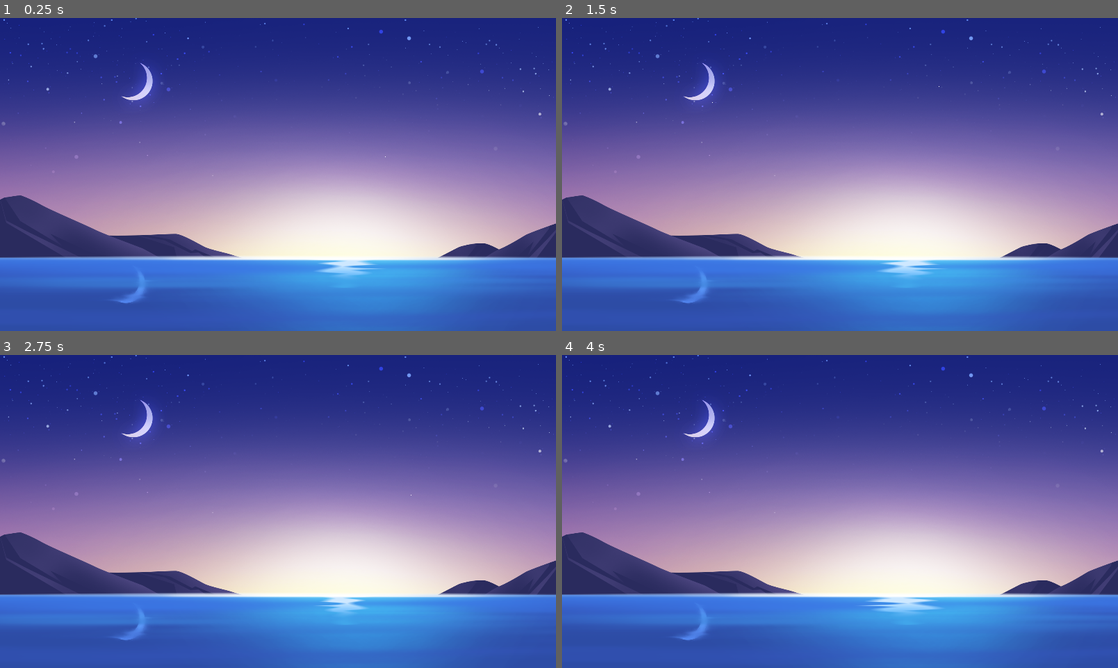
Above: before the commit, frames 1-4 (two rows, left to right).
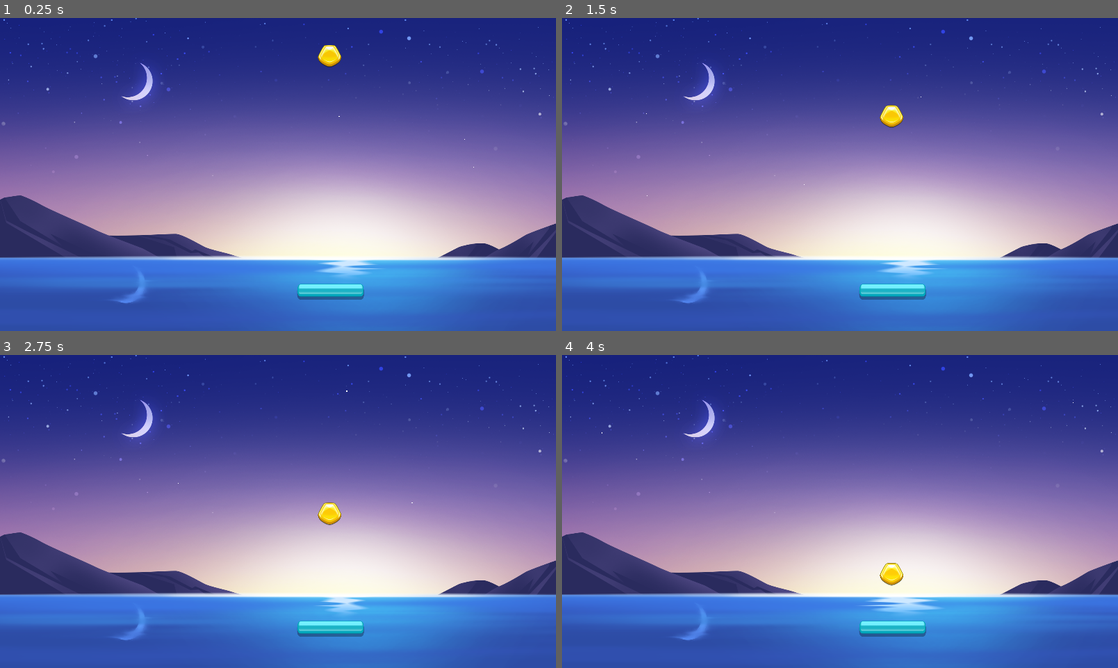
Above: after the commit, the same moments.

Repository: svindom/night-sea-game
Game: Godot game, scene res://Scenes/main_scene.tscn
Same seed, same stepped clock (60 frames per second), same inputs: the game is played once before the commit and once after it.
Inputs:
- Up to frame 1 (0.25 s): no input
- Up to frame 2 (1.5 s): no input
- Up to frame 3 (2.75 s): no input
- Up to frame 4 (4 s): no input

The runs differ from the first frame. In frame 1, 0.8% of the frame differs, in the area x 53-86%, y 8-90%; in frame 2, 0.8%; in frame 3, 0.8%, in the area x 32-75%, y 11-90%; in frame 4, 0.8%.

Commit message:
added the drop and the paddle scenes

Diff:
--- a/night-sea-game-godot/Scenes/Backround/backround.tscn
+++ b/night-sea-game-godot/Scenes/Backround/backround.tscn
@@ -9,6 +9,14 @@
 [ext_resource type="Texture2D" uid="uid://bql8q0sv6olmv" path="res://Sprite_Sheets/Sun_Reflection_Sprite_Sheet.png" id="5_nv243"]
 [ext_resource type="Texture2D" uid="uid://dsg3mcn6gdevp" path="res://Images/Sea_Light.png" id="8_h15hb"]
 
+[sub_resource type="ParticleProcessMaterial" id="ParticleProcessMaterial_etipr"]
+particle_flag_disable_z = true
+emission_shape_scale = Vector3(32, 20, 1)
+emission_shape = 3
+emission_box_extents = Vector3(30, 20, 1)
+gravity = Vector3(0, 98, 0)
+scale_max = 2.0
+
 [sub_resource type="AtlasTexture" id="AtlasTexture_o5wtq"]
 atlas = ExtResource("5_nv243")
 region = Rect2(0, 0, 512, 512)
@@ -58,24 +66,6 @@
 "name": &"sun_reflection",
 "speed": 3.0
 }]
-
-[sub_resource type="Animation" id="Animation_xtad8"]
-resource_name = "waves_moving"
-length = 2.0
-loop_mode = 1
-step = 0.1
-tracks/0/type = "value"
-tracks/0/imported = false
-tracks/0/enabled = true
-tracks/0/path = NodePath("Waves:position")
-tracks/0/interp = 1
-tracks/0/loop_wrap = true
-tracks/0/keys = {
-"times": PackedFloat32Array(0, 1, 2),
-"transitions": PackedFloat32Array(1, 1, 1),
-"update": 0,
-"values": [Vector2(1138, 961), Vector2(786.667, 961), Vector2(1138, 961)]
-}
 
 [sub_resource type="Animation" id="Animation_y0q5a"]
 length = 0.001
@@ -122,6 +112,24 @@
 "values": [Color(1, 1, 1, 1), Color(1, 1, 1, 1), Color(1, 1, 1, 0), Color(1, 1, 1, 0)]
 }
 
+[sub_resource type="Animation" id="Animation_xtad8"]
+resource_name = "waves_moving"
+length = 2.0
+loop_mode = 1
+step = 0.1
+tracks/0/type = "value"
+tracks/0/imported = false
+tracks/0/enabled = true
+tracks/0/path = NodePath("Waves:position")
+tracks/0/interp = 1
+tracks/0/loop_wrap = true
+tracks/0/keys = {
+"times": PackedFloat32Array(0, 1, 2),
+"transitions": PackedFloat32Array(1, 1, 1),
+"update": 0,
+"values": [Vector2(1138, 961), Vector2(786.667, 961), Vector2(1138, 961)]
+}
+
 [sub_resource type="AnimationLibrary" id="AnimationLibrary_8lkcq"]
 _data = {
 "RESET": SubResource("Animation_y0q5a"),
@@ -129,6 +137,21 @@
 "waves_moving": SubResource("Animation_xtad8")
 }
 
+[sub_resource type="Animation" id="Animation_ky67r"]
+length = 0.001
+tracks/0/type = "value"
+tracks/0/imported = false
+tracks/0/enabled = true
+tracks/0/path = NodePath("FallingStar:position")
+tracks/0/interp = 1
+tracks/0/loop_wrap = true
+tracks/0/keys = {
+"times": PackedFloat32Array(0),
+"transitions": PackedFloat32Array(1),
+"update": 0,
+"values": [Vector2(1643.33, 221.667)]
+}
+
 [sub_resource type="Animation" id="Animation_1co1h"]
 resource_name = "falling_star"
 tracks/0/type = "value"
@@ -142,21 +165,6 @@
 "transitions": PackedFloat32Array(1, 1),
 "update": 0,
 "values": [Vector2(1643.33, 221.667), Vector2(893.333, 871.667)]
-}
-
-[sub_resource type="Animation" id="Animation_ky67r"]
-length = 0.001
-tracks/0/type = "value"
-tracks/0/imported = false
-tracks/0/enabled = true
-tracks/0/path = NodePath("FallingStar:position")
-tracks/0/interp = 1
-tracks/0/loop_wrap = true
-tracks/0/keys = {
-"times": PackedFloat32Array(0),
-"transitions": PackedFloat32Array(1),
-"update": 0,
-"values": [Vector2(1643.33, 221.667)]
 }
 
 [sub_resource type="AnimationLibrary" id="AnimationLibrary_n6p2m"]
@@ -164,16 +172,6 @@
 "RESET": SubResource("Animation_ky67r"),
 "falling_star": SubResource("Animation_1co1h")
 }
-
-[sub_resource type="ParticleProcessMaterial" id="ParticleProcessMaterial_etipr"]
-lifetime_randomness = 1.0
-particle_flag_disable_z = true
-emission_shape_scale = Vector3(32, 10, 1)
-emission_shape = 3
-emission_box_extents = Vector3(16, 34, 1)
-direction = Vector3(0, 0, 0)
-spread = 0.0
-gravity = Vector3(0, 98, 0)
 
 [node name="Backround" type="Sprite2D"]
 scale = Vector2(0.6, 0.6)
@@ -184,6 +182,15 @@
 [node name="FallingStar" parent="." instance=ExtResource("3_pptwq")]
 position = Vector2(1643.33, 221.667)
 
+[node name="GPUParticles2D" type="GPUParticles2D" parent="."]
+position = Vector2(981.667, 245)
+amount = 7
+amount_ratio = 0.8
+process_material = SubResource("ParticleProcessMaterial_etipr")
+lifetime = 0.15
+speed_scale = 0.3
+randomness = 0.5
+
 [node name="Mountains" type="Sprite2D" parent="."]
 position = Vector2(943.333, 730)
 texture = ExtResource("2_cq5w5")
@@ -222,9 +229,4 @@
 scale = Vector2(1.0064, 1)
 texture = ExtResource("8_h15hb")
 
-[node name="GPUParticles2D" type="GPUParticles2D" parent="."]
-position = Vector2(981.667, 245)
-amount = 4
-process_material = SubResource("ParticleProcessMaterial_etipr")
-
 [connection signal="timeout" from="Timer" to="." method="_on_timer_timeout"]
--- /dev/null
+++ b/night-sea-game-godot/Scenes/Drop/drop.gd
@@ -0,0 +1,18 @@
+extends Area2D
+
+
+@export var gravity_force: float = 100.0
+
+
+# Called when the node enters the scene tree for the first time.
+func _ready() -> void:
+	pass # Replace with function body.
+
+
+# Called every frame. 'delta' is the elapsed time since the previous frame.
+func _process(delta: float) -> void:
+	add_gravity_force(delta)
+
+
+func add_gravity_force(delta: float) -> void:
+	position.y += gravity_force * delta
--- /dev/null
+++ b/night-sea-game-godot/Scenes/Drop/drop.tscn
@@ -0,0 +1,17 @@
+[gd_scene load_steps=4 format=3 uid="uid://dtkbxebe6xke0"]
+
+[ext_resource type="Script" path="res://Scenes/Drop/drop.gd" id="1_0d5ur"]
+[ext_resource type="Texture2D" uid="uid://bv18rmok1a48q" path="res://Images/drop_yellow.png" id="1_ff2sx"]
+
+[sub_resource type="CircleShape2D" id="CircleShape2D_8lc1f"]
+radius = 44.0114
+
+[node name="Drop" type="Area2D"]
+scale = Vector2(0.5, 0.5)
+script = ExtResource("1_0d5ur")
+
+[node name="Sprite2D" type="Sprite2D" parent="."]
+texture = ExtResource("1_ff2sx")
+
+[node name="CollisionShape2D" type="CollisionShape2D" parent="."]
+shape = SubResource("CircleShape2D_8lc1f")
--- /dev/null
+++ b/night-sea-game-godot/Scenes/Paddle/paddle.tscn
@@ -0,0 +1,18 @@
+[gd_scene load_steps=3 format=3 uid="uid://costgjm7gkxdi"]
+
+[ext_resource type="Texture2D" uid="uid://lxgh66dm82hf" path="res://Images/Catcher.png" id="1_tw21a"]
+
+[sub_resource type="CapsuleShape2D" id="CapsuleShape2D_yoegq"]
+radius = 19.0
+height = 274.0
+
+[node name="Paddle" type="Area2D"]
+
+[node name="Sprite2D" type="Sprite2D" parent="."]
+scale = Vector2(0.7, 1)
+texture = ExtResource("1_tw21a")
+
+[node name="CollisionShape2D" type="CollisionShape2D" parent="."]
+position = Vector2(0, -13)
+rotation = -1.5708
+shape = SubResource("CapsuleShape2D_yoegq")
--- a/night-sea-game-godot/Scenes/main_scene.tscn
+++ b/night-sea-game-godot/Scenes/main_scene.tscn
@@ -1,7 +1,19 @@
-[gd_scene load_steps=2 format=3 uid="uid://brh1gwie017ds"]
+[gd_scene load_steps=4 format=3 uid="uid://brh1gwie017ds"]
 
 [ext_resource type="PackedScene" uid="uid://bjdl4147uehse" path="res://Scenes/Backround/backround.tscn" id="1_prkyd"]
+[ext_resource type="PackedScene" uid="uid://costgjm7gkxdi" path="res://Scenes/Paddle/paddle.tscn" id="2_ytk7i"]
+[ext_resource type="PackedScene" uid="uid://dtkbxebe6xke0" path="res://Scenes/Drop/drop.tscn" id="3_vqlqs"]
 
 [node name="MainScene" type="Node2D"]
 
 [node name="Backround" parent="." instance=ExtResource("1_prkyd")]
+
+[node name="Paddle" parent="." instance=ExtResource("2_ytk7i")]
+position = Vector2(685, 567)
+scale = Vector2(0.5, 0.5)
+
+[node name="Node" type="Node" parent="."]
+
+[node name="Drop" parent="." instance=ExtResource("3_vqlqs")]
+position = Vector2(683, 54)
+gravity_force = 100.0
